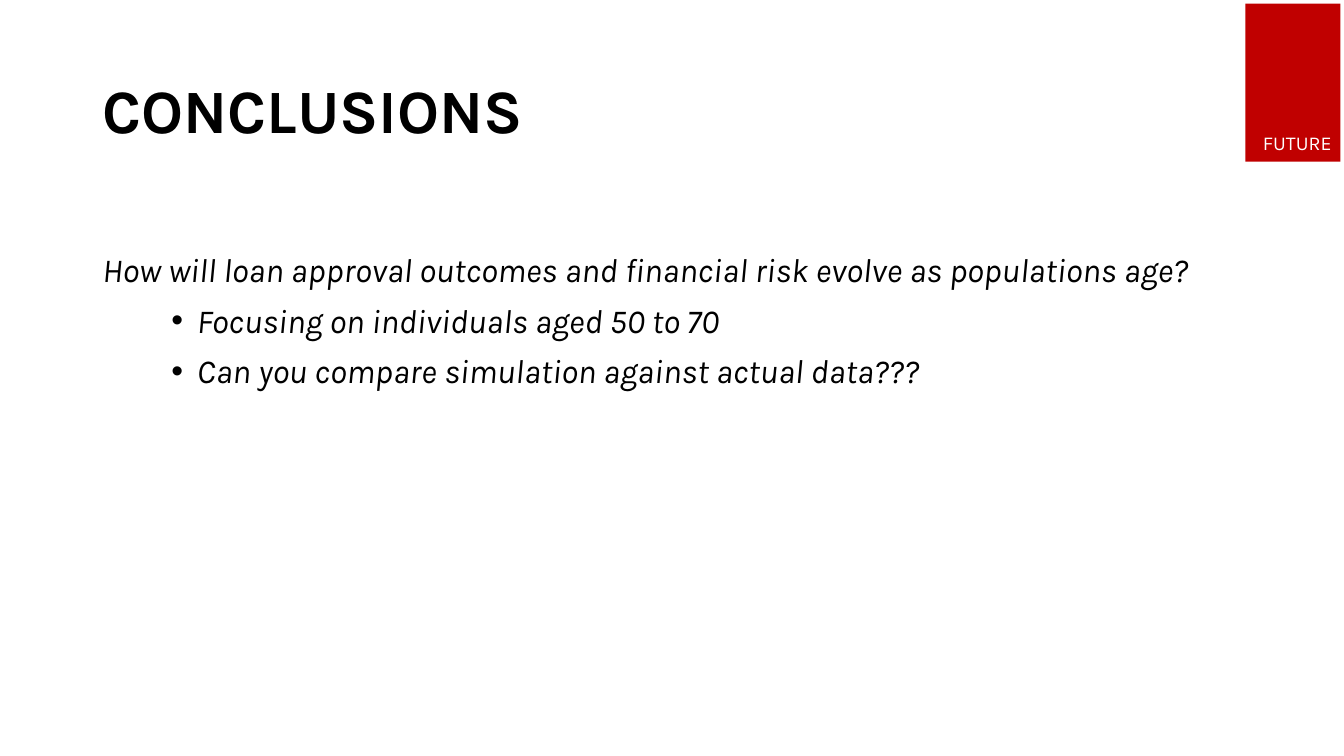
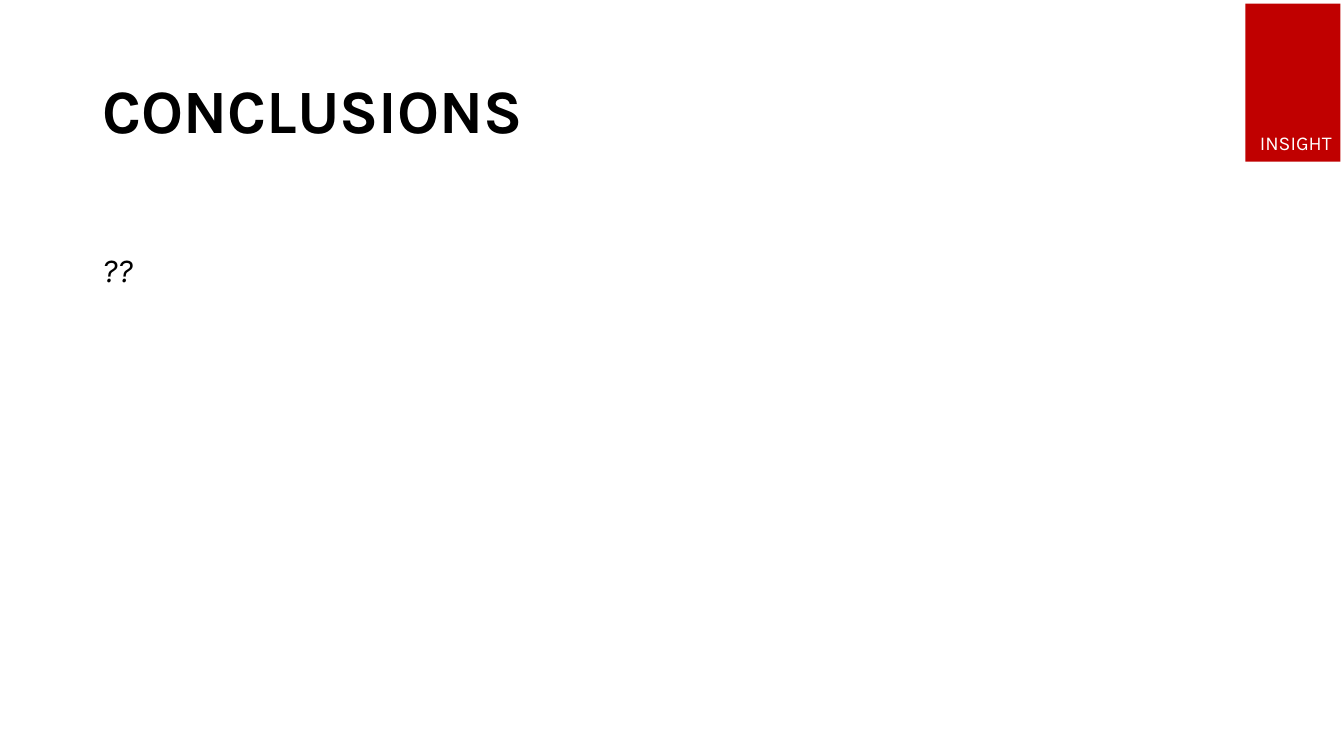
Before and after one commit to ijoshdavis/KSU-STAT-7100_MCSP, a slide deck: slide 11 of deliverables/Week 8 - Presentation.pptx (slide 6 before the commit). Drawn at 1344x756 pixels with LibreOffice and Linux fonts; fonts in the diff are those of the drawing. Boxes give left, top, right and bottom in pixels: in the first picture for what was removed or moved away, otherwise in the second. Text is boxed around its words. In the diff, an @@ line names an element or a change of style, - is before the commit and + after.

```diff
--- a/deliverables/Week 8 - Presentation.pptx
+++ b/deliverables/Week 8 - Presentation.pptx
@@ text at box(1260, 137, 1332, 151): text changed @@
-FUTURE
+INSIGHT
@@ text at box(102, 259, 1189, 392): text changed @@
-How will loan approval outcomes and financial risk evolve as populations age?
-• Focusing on individuals aged 50 to 70
-• Can you compare simulation against actual data???
+??
```
Also in this commit, not shown: 4 other slides changed, 6 slides added, 21 other files.
